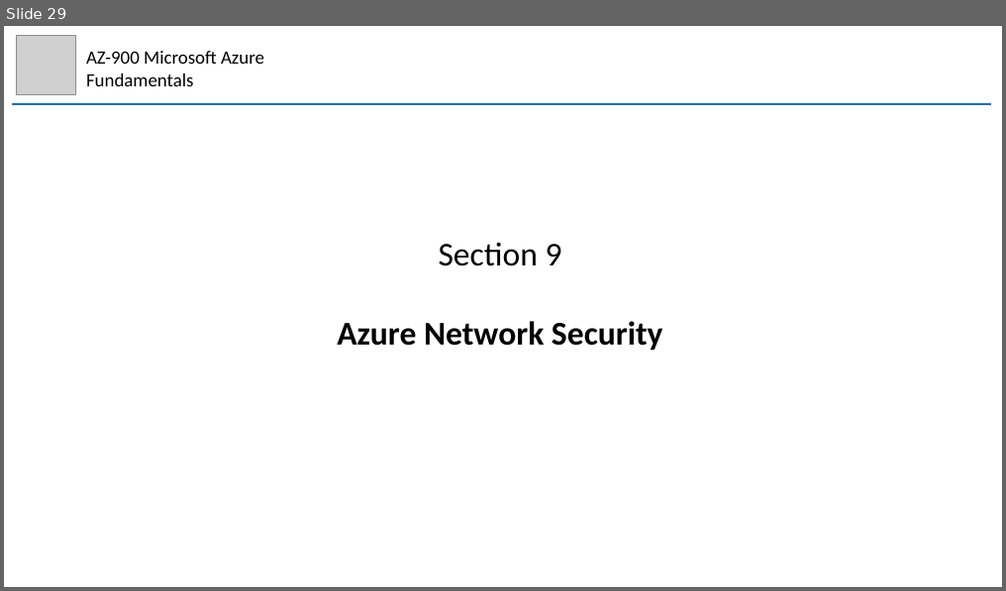
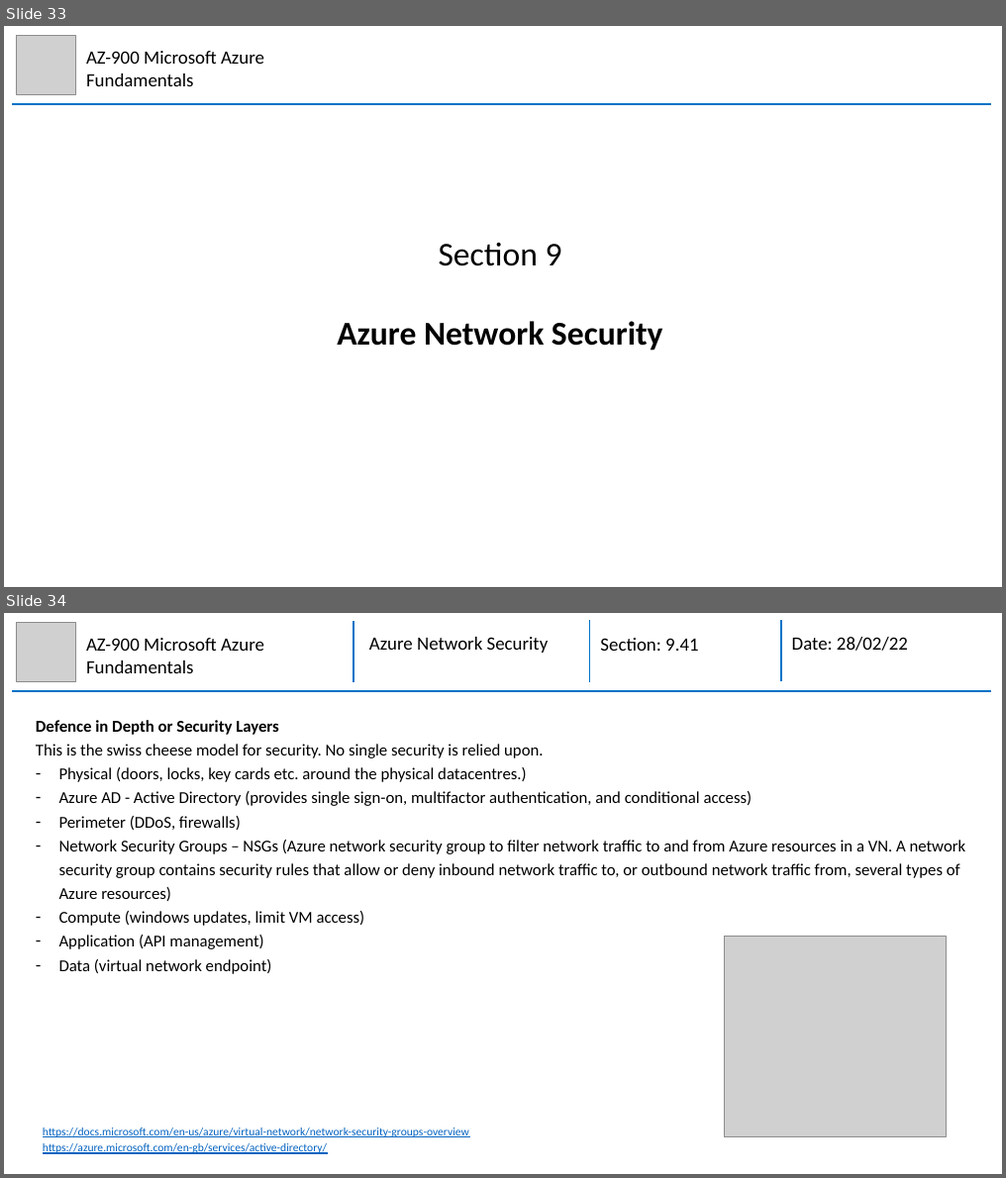
Before and after one commit to mhaythornthwaite/Testing_ML_Algorithms, a slide deck: Azure_AZ-900_Fundamentals/MJH_AZ-900_Azure_Fundamentals_Notes.pptx. Shown one above the other, each under a label of ours: slide 29 before the commit, slides 33 and 34 after it. The pictures are 1006x591 and 1006x1178 pixels, drawn with LibreOffice and Linux fonts; fonts in the diff are those of the drawing; grey boxes stand for pictures. Boxes give left, top, right and bottom in pixels: in the first picture for what was removed or moved away, otherwise in the second. Text is boxed around its words. In the diff, an @@ line names an element or a change of style, - is before the commit and + after.

```diff
--- a/Azure_AZ-900_Fundamentals/MJH_AZ-900_Azure_Fundamentals_Notes.pptx
+++ b/Azure_AZ-900_Fundamentals/MJH_AZ-900_Azure_Fundamentals_Notes.pptx
@@ slide 34 added at <box>4,613,1002,1174</box>, background #FFFFFF @@
@@ picture added at <box>16,622,75,681</box> @@
@@ text added at <box>86,638,264,673</box>, 18 pt, text #000000 @@
+AZ-900 Microsoft Azure Fundamentals
@@ group added at <box>12,620,991,691</box>: 4 lines, 3 texts @@
+Azure Network Security
+Section: 9.41
+Date: 28/02/22
@@ text added at <box>36,720,966,974</box>, 16 pt, text #000000 @@
+Defence in Depth or Security Layers
+This is the swiss cheese model for security. No single security is relied upon.
+– Physical (doors, locks, key cards etc. around the physical datacentres.)
+– Azure AD - Active Directory (provides single sign-on, multifactor authentication, and conditional access)
+– Perimeter (DDoS, firewalls)
+– Network Security Groups – NSGs (Azure network security group to filter network traffic to and from Azure resources in a VN. A network security group contains security rules that allow or deny inbound network traffic to, or outbound network traffic from, several types of Azure resources)
+– Compute (windows updates, limit VM access)
+– Application (API management)
+– Data (virtual network endpoint)
@@ picture added at <box>725,937,946,1138</box> @@
@@ text added at <box>43,1144,327,1155</box>, 11 pt, text #0563C1, underline @@
+https://azure.microsoft.com/en-gb/services/active-directory/
@@ text added at <box>43,1128,469,1138</box>, 11 pt, text #0563C1, underline @@
+https://docs.microsoft.com/en-us/azure/virtual-network/network-security-groups-overview
@@ what was slide 29 is now slide 33 @@
```
Also in this commit, not shown: 1 slide changed, 4 other slides added, 2 other files.
